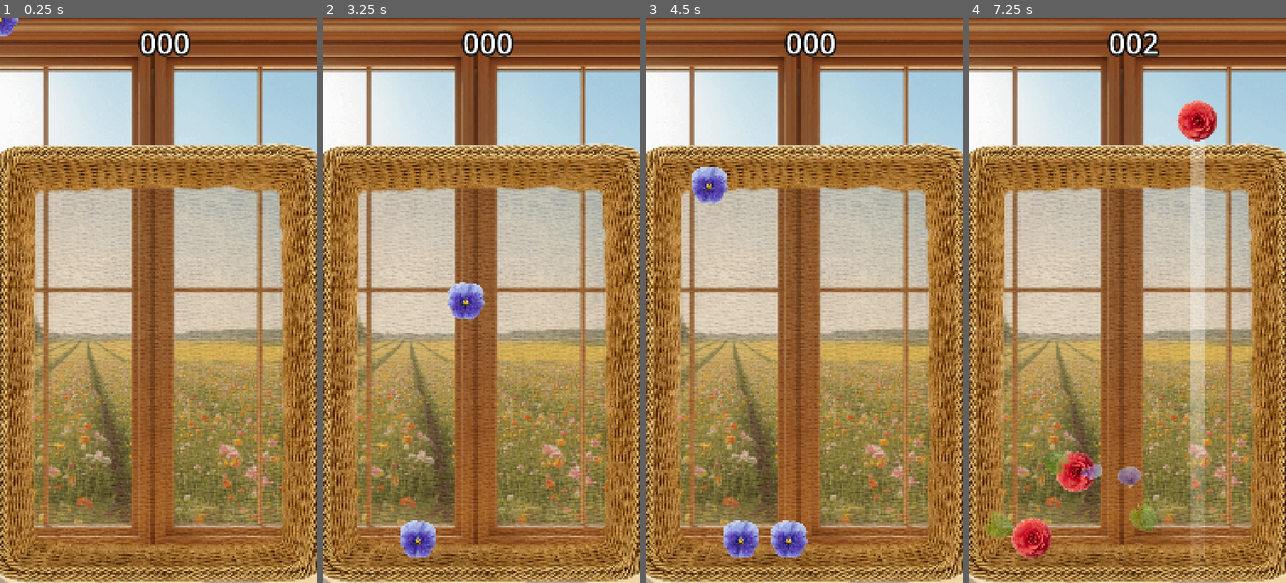
Above: before the commit, frames 1-4 (left to right).
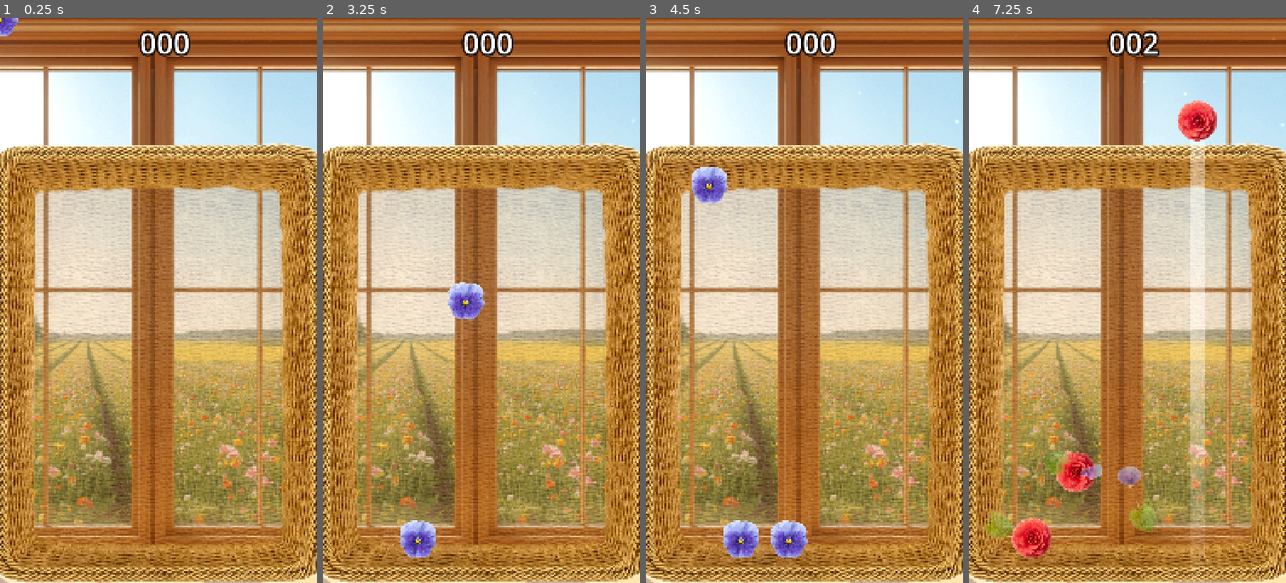
Above: after the commit, the same moments.

Repository: justkuzan/SuikaGame
Game: Godot game, scene res://Core/Level/Level.tscn
Same seed, same stepped clock (60 frames per second), same inputs: the game is played once before the commit and once after it.
Inputs (mouse positions are in pixels of both pictures, inside the frame that each line leads up to):
- Up to frame 1 (0.25 s): no input
- Up to frame 2 (3.25 s): tap Enter at 0.5, 2.75 s; move the mouse to (551, 272) at 0.52 s; press the mouse at (551, 272) at 0.53 s; tap Space at 1.25 s; move the mouse to (418, 328) at 1.27 s; release the mouse at (418, 328) at 1.28 s; click (418, 328) at 1.35 s; move the mouse to (513, 176) at 2.02 s; press the mouse at (513, 176) at 2.03 s; move the mouse to (465, 413) at 2.77 s; release the mouse at (465, 413) at 2.78 s; click (465, 413) at 2.85 s
- Up to frame 3 (4.5 s): move the mouse to (899, 385) at 3.52 s; press the mouse at (899, 385) at 3.53 s; tap Space at 4.25 s; move the mouse to (709, 215) at 4.27 s; release the mouse at (709, 215) at 4.28 s; click (709, 215) at 4.35 s
- Up to frame 4 (7.25 s): move the mouse to (1143, 300) at 5.02 s; press the mouse at (1143, 300) at 5.03 s; move the mouse to (1079, 159) at 5.77 s; release the mouse at (1079, 159) at 5.78 s; click (1079, 159) at 5.85 s; move the mouse to (1197, 272) at 6.52 s; press the mouse at (1197, 272) at 6.53 s

The runs differ from the first frame. In frame 1, less than 0.1% of the frame differs, in the area x 67-68%, y 47-49%; in frame 2, less than 0.1%; in frame 3, less than 0.1%; in frame 4, 0.6%, in the area x 6-100%, y 3-95%.

Commit message:
Added audio busses and World Env Effects

Diff:
--- a/Core/Level/Level.tscn
+++ b/Core/Level/Level.tscn
@@ -26,7 +26,6 @@
 script = ExtResource("1_5iy7f")
 
 [node name="VisualEffects" parent="." unique_id=1849028498 instance=ExtResource("6_522nl")]
-visible = false
 
 [node name="Camera2D" type="Camera2D" parent="." unique_id=1360190577]
 position = Vector2(540, 960)
--- a/Core/VisualEffects/VisualEffects.tscn
+++ b/Core/VisualEffects/VisualEffects.tscn
@@ -1,21 +1,6 @@
 [gd_scene format=3 uid="uid://donyt0ner6305"]
 
 [ext_resource type="Texture2D" uid="uid://dvxbvb12133ht" path="res://Assets/Sprites/Backgrounds/test5.png" id="1_0p565"]
-[ext_resource type="Shader" uid="uid://pou3rnij64aj" path="res://Shaders/base_screen_shader.gdshader" id="1_ss586"]
-
-[sub_resource type="ShaderMaterial" id="ShaderMaterial_0p565"]
-shader = ExtResource("1_ss586")
-shader_parameter/vignette_intensity = 0.2
-shader_parameter/grain_amount = 0.04
-
-[sub_resource type="Gradient" id="Gradient_ltjle"]
-offsets = PackedFloat32Array(0.7929515, 1)
-colors = PackedColorArray(0.12315822, 0.06100855, 0, 0, 0.07421875, 0.038486842, 0.007827759, 1)
-
-[sub_resource type="GradientTexture2D" id="GradientTexture2D_ndacq"]
-gradient = SubResource("Gradient_ltjle")
-fill = 1
-fill_from = Vector2(0.5, 0.5)
 
 [sub_resource type="CanvasItemMaterial" id="CanvasItemMaterial_ss586"]
 blend_mode = 1
@@ -27,11 +12,21 @@
 gradient = SubResource("Gradient_0p565")
 fill = 1
 fill_from = Vector2(0.5, 0.5)
-fill_to = Vector2(0.6666667, 0.4017094)
+fill_to = Vector2(0.6111111, 0.43589744)
 
 [sub_resource type="Gradient" id="Gradient_ndacq"]
 offsets = PackedFloat32Array(0, 0.19730942, 0.7040359, 1)
 colors = PackedColorArray(1, 1, 1, 0, 1, 1, 1, 1, 1, 1, 1, 1, 1, 1, 1, 0)
+
+[sub_resource type="Environment" id="Environment_ss586"]
+background_mode = 3
+glow_enabled = true
+glow_intensity = 1.0
+glow_bloom = 0.15
+adjustment_enabled = true
+adjustment_brightness = 1.05
+adjustment_contrast = 1.05
+adjustment_saturation = 1.05
 
 [node name="CanvasLayer" type="CanvasLayer" unique_id=200281979]
 
@@ -41,26 +36,6 @@
 scale = Vector2(1.995, 1.995)
 texture = ExtResource("1_0p565")
 offset = Vector2(0.025, 0)
-
-[node name="Shader-ColorRect" type="ColorRect" parent="." unique_id=748702849]
-material = SubResource("ShaderMaterial_0p565")
-anchors_preset = 15
-anchor_right = 1.0
-anchor_bottom = 1.0
-grow_horizontal = 2
-grow_vertical = 2
-
-[node name="Gradient" type="TextureRect" parent="." unique_id=1340849953]
-visible = false
-modulate = Color(1, 1, 1, 0.17500001)
-z_index = 100
-anchors_preset = 15
-anchor_right = 1.0
-anchor_bottom = 1.0
-grow_horizontal = 2
-grow_vertical = 2
-mouse_filter = 2
-texture = SubResource("GradientTexture2D_ndacq")
 
 [node name="CPUParticles2D" type="CPUParticles2D" parent="." unique_id=111763049]
 material = SubResource("CanvasItemMaterial_ss586")
@@ -72,7 +47,15 @@
 emission_rect_extents = Vector2(1920, 1080)
 direction = Vector2(0, 0)
 gravity = Vector2(0, 0)
-initial_velocity_min = 5.0
-initial_velocity_max = 10.0
-scale_amount_min = 0.4
+initial_velocity_min = 2.0
+initial_velocity_max = 6.0
+radial_accel_min = -1.0
+radial_accel_max = 1.0
+tangential_accel_min = -1.0
+tangential_accel_max = 1.0
+scale_amount_min = 0.2
+scale_amount_max = 1.2
 color_ramp = SubResource("Gradient_ndacq")
+
+[node name="WorldEnvironment" type="WorldEnvironment" parent="." unique_id=1016160349]
+environment = SubResource("Environment_ss586")
--- a/Globals/AudioManager/AudioManager.tscn
+++ b/Globals/AudioManager/AudioManager.tscn
@@ -12,18 +12,22 @@
 [node name="Merge" type="AudioStreamPlayer" parent="." unique_id=1099357363]
 stream = ExtResource("2_jhp1h")
 max_polyphony = 6
+bus = &"Effects"
 
 [node name="Drop" type="AudioStreamPlayer" parent="." unique_id=42625803]
 stream = ExtResource("2_gfrt4")
 volume_db = -1.0
 max_polyphony = 3
+bus = &"Effects"
 
 [node name="Music" type="AudioStreamPlayer" parent="." unique_id=2122916426]
 stream = ExtResource("4_oi62k")
 volume_db = -20.0
 autoplay = true
+bus = &"Music"
 
 [node name="Ambience" type="AudioStreamPlayer" parent="." unique_id=1595376529]
 stream = ExtResource("5_ivlit")
 volume_db = -1.0
 autoplay = true
+bus = &"Effects"
--- /dev/null
+++ b/default_bus_layout.tres
@@ -0,0 +1,15 @@
+[gd_resource type="AudioBusLayout" format=3 uid="uid://cqadrvtgfogr7"]
+
+[resource]
+bus/1/name = &"Music"
+bus/1/solo = false
+bus/1/mute = true
+bus/1/bypass_fx = false
+bus/1/volume_db = 0.0
+bus/1/send = &"Master"
+bus/2/name = &"Effects"
+bus/2/solo = false
+bus/2/mute = false
+bus/2/bypass_fx = false
+bus/2/volume_db = 0.0
+bus/2/send = &"Master"
